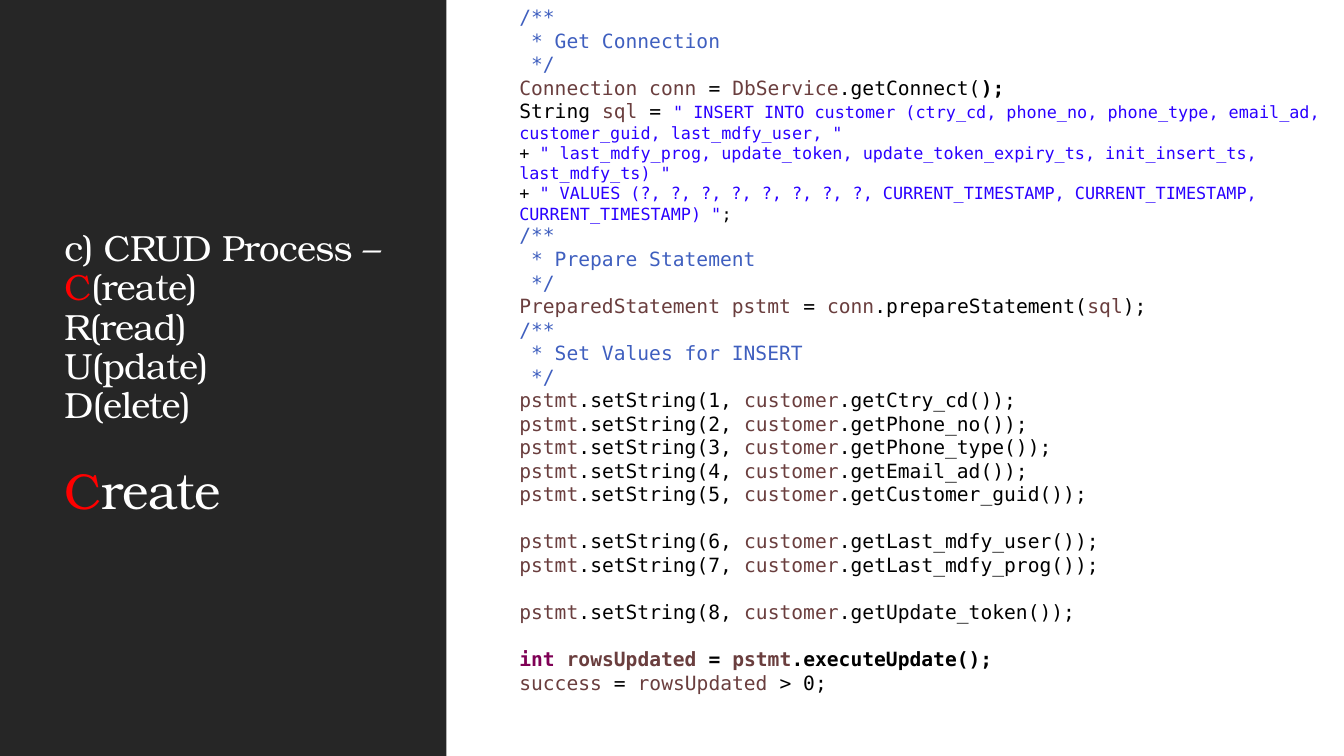
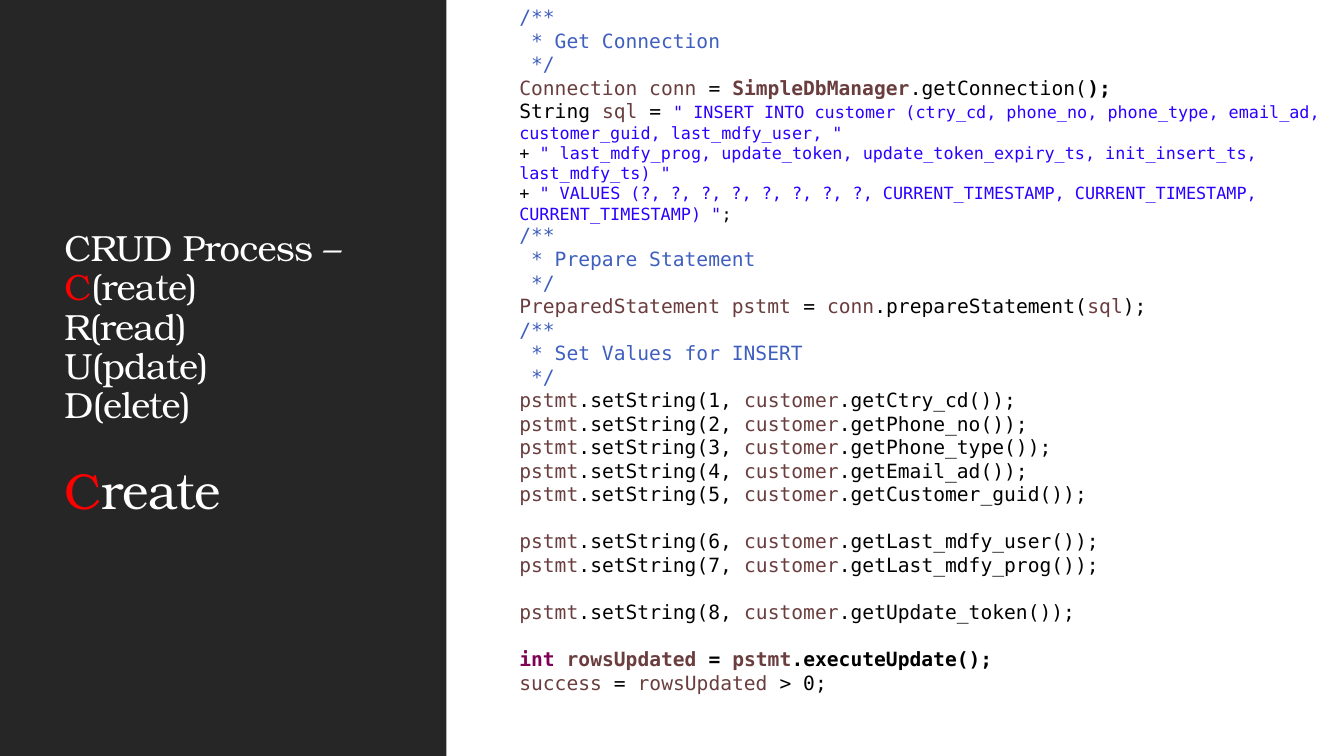
Before and after one commit to JSS-DEVCORE/JdbcExample, a slide deck: slide 11 of docs/JDBC Insights.pptx. Drawn at 1344x756 pixels with LibreOffice and Linux fonts; fonts in the diff are those of the drawing. Boxes give left, top, right and bottom in pixels: in the first picture for what was removed or moved away, otherwise in the second. Text is boxed around its words. In the diff, an @@ line names an element or a change of style, - is before the commit and + after.

```diff
--- a/docs/JDBC Insights.pptx
+++ b/docs/JDBC Insights.pptx
@@ text at bbox=[519, 79, 1111, 100]: text changed @@
-  Connection conn = DbService.getConnect();
+  Connection conn = SimpleDbManager.getConnection();
@@ title at bbox=[64, 235, 313, 510]: text changed @@
-c) CRUD Process –
-C(reate)
-R(read)
-U(pdate)
-D(elete)
-Create
+CRUD Process –
+C(reate)
+R(read)
+U(pdate)
+D(elete)
+Create
```
Also in this commit, not shown: 7 other slides changed, 1 slide added, 12 other files.
